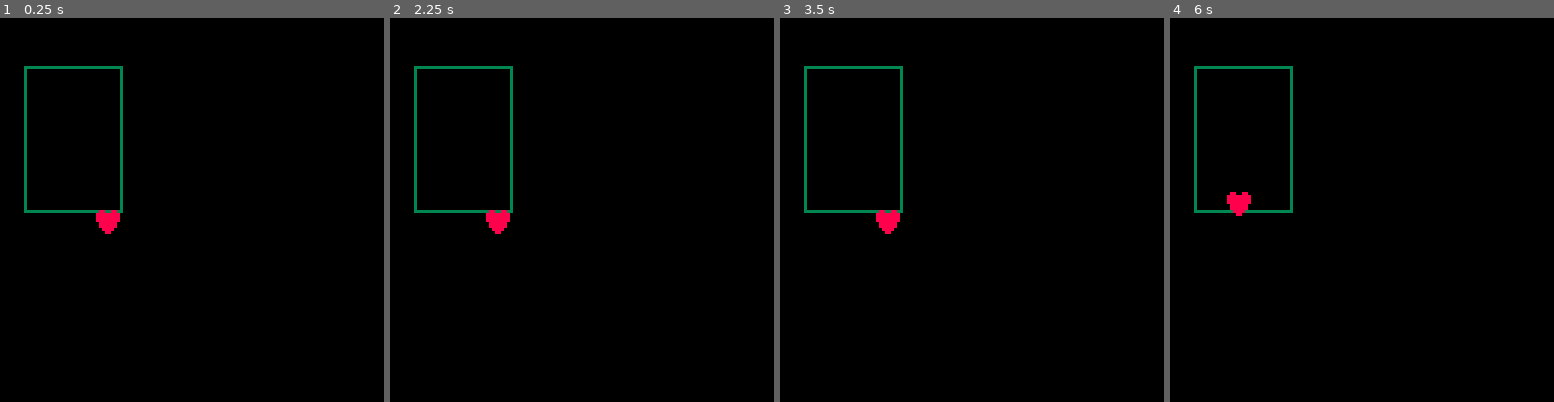
Above: before the commit, frames 1-4 (left to right).
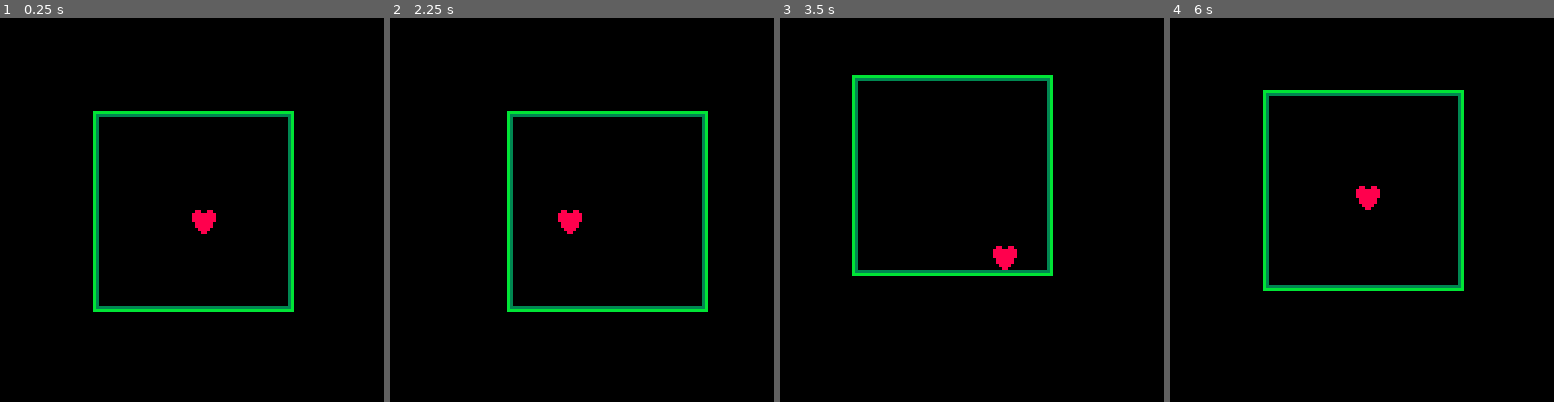
Above: after the commit, the same moments.

Repository: GiovanH/Pico8_Dev
Game: PICO-8 cartridge undertale.p8
Same seed, same stepped clock (60 frames per second), same inputs: the game is played once before the commit and once after it.
Inputs:
- Up to frame 1 (0.25 s): no input
- Up to frame 2 (2.25 s): hold Left from 1.97 s (still down); hold P2 Right from 1.97 s (still down)
- Up to frame 3 (3.5 s): release Left at 2.37 s; release P2 Right at 2.37 s; hold Down 2.42-2.82 s; hold P2 Up 2.42-2.82 s; hold Right from 2.87 s (still down); hold P2 Left from 2.87 s (still down)
- Up to frame 4 (6 s): release Right at 3.53 s; release P2 Left at 3.53 s; hold Up 3.58-4.08 s; hold P2 Down 3.58-4.08 s; hold Right 4.13-4.53 s; hold P2 Left 4.13-4.53 s; hold Down 4.58-5.08 s; hold P2 Up 4.58-5.08 s; hold Left 5.13-5.8 s; hold P2 Right 5.13-5.8 s; hold Up from 5.85 s (still down); hold P2 Down from 5.85 s (still down)

The runs differ from the first frame. In frame 1, 4.6% of the frame differs, in the area x 6-77%, y 12-77%; in frame 2, 4.3%; in frame 3, 4.7%, in the area x 6-72%, y 12-68%; in frame 4, 4.7%.

Commit message:
Bbox optimizations

Diff:
--- a/undertale.p8
+++ b/undertale.p8
@@ -10,22 +10,32 @@
 -->8
 -- utility
 
+-- dumptable
 function tostring(any)
-  if (type(any)~="table") return tostr(any)
-  local str = "{"
-  for k,v in pairs(any) do
-    if (str~="{") str=str..","
-    str=str..tostring(k).."="..tostring(v)
-  end
-  return str.."}"
-end
-
+ if (type(any)~="table") return tostr(any)
+ local str = "{"
+ for k,v in pairs(any) do
+  if (str~="{") str=str..","
+  str=str..tostring(k).."="..tostring(v)
+ end
+ return str.."}"
+end
+
+-- print all arguments
 function printa(...)
-  local args={...} -- becomes a table of arguments
-  s = ""
-  foreach(args, function(a) s = s..','..a end)
-  printh(s)
-end
+ local args={...}  -- becomes a table of arguments
+ s = ""
+ foreach(args, function(a) s = s..','..a end)
+ printh(s)
+end
+
+function mrconcat(t, ...)
+ for i, v in ipairs({...}) do
+  add(t, v)
+ end
+ return unpack(t)
+end
+
 -- random in range
 function rndr(a, b) return rnd(b - a) + a end
 
@@ -93,6 +103,7 @@
 
 local bbox = obj:extend{}
 function bbox:init(origin, size)
+ self.origin, self.size = origin, size
  local corner = origin + size
  self.x0, self.y0,
  self.x1, self.y1,
@@ -102,14 +113,22 @@
  size:unpack()
 end
 function bbox:shift(v)
- self.x0 += v.x
- self.y0 += v.y
- self.x1 += v.x
- self.y1 += v.y
+ self.origin += v
+ self:init(self.origin, self.size)
 end
 function bbox:unpack() return self.x0, self.y0, self.x1, self.y1 end
 function bbox:overlaps(other)
  return self.x0 < other.x1 and other.x0 < self.x1 and self.y0 < other.y1 and other.y0 < self.y1
+end
+function bbox:within(other)
+ return self.x0 > other.x0 and self.x1 < other.x1 and self.y0 > other.y0 and self.y1 < other.y1
+end
+function bbox:outline(w)
+ local vw = vec(w, w)
+ return bbox(
+  self.origin - vw,
+  self.size + vw*2
+ )
 end
 function bbox:itermap()
  -- todo document this
@@ -213,38 +232,44 @@
 -->8
 -- game classes
 
-local o_soul = mob(vec(32, 64), 0, vec(8,8))
+local o_soul = mob(vec(64, 64), 0, vec(7,7))
 o_soul.arena = nil
 function o_soul:update()
+ -- fit self to arena
+
+ -- todo
+
+ -- player movement
  local xspeed = vec(1, 0)
  local yspeed = vec(0, 1)
  local npos = self.pos
- if (btn(0)) then
-  npos -= xspeed
- end
- if (btn(1)) then
-  npos += xspeed
- end
- if (btn(2)) then
-  npos -= yspeed
- end
- if (btn(3)) then
-  npos += yspeed
- end
- local nbox = bbox(
+ function moveif()
+  local nbox = bbox(
    npos - self.anchor, self.size)
- if (nbox:overlaps(self.arena.shape)) then
-  self.pos = npos
- else
-  printa(nbox:unpack())
- end
+  if (nbox:within(self.arena.shape)) then
+   self.pos = npos
+  else
+   npos = self.pos
+  end
+ end
+ if (btn(0)) then npos -= xspeed moveif()
+ elseif (btn(1)) then npos += xspeed moveif() end
+ if (btn(2)) then npos -= yspeed moveif()
+ elseif (btn(3)) then npos += yspeed moveif() end
 end
 
 local o_arena = actor()
-o_arena.shape = bbox(vec(8,16), vec(32, 48))
+o_arena.shape = bbox(vec(32,32), vec(64, 64))
+function o_arena:update()
+ -- move arena with p2
+ if (btn(0,1)) then self.shape:shift(vec(-1, 0))
+ elseif (btn(1,1)) then self.shape:shift(vec(1, 0)) end
+ if (btn(2,1)) then self.shape:shift(vec(0, -1))
+ elseif (btn(3,1)) then self.shape:shift(vec(0, 1)) end
+end
 function o_arena:draw()
- color(3)
- rect(self.shape:unpack())
+ rect(mrconcat({self.shape:unpack()}, 3))
+ rect(mrconcat({self.shape:outline(1):unpack()}, 11))
 end
 o_arena.z = -1
 
@@ -292,4 +316,169 @@
 00000000077007700770000007700000077000000770077000000000777077700770077007700770077000000770077000000000000000000000000000000000
 00000000077007700777777007777770077777700777777000000000770007700777777007700770077777700777777000000000000000000000000000000000
 
-
+__gff__
+0000000000000000000000000000000000000000000000000000000000000000000000000000000000000000000000000000000000000000000000000000000000000000000000000000000000000000000000000000000000000000000000000000000000000000000000000000000000000000000000000000000000000000
+0000000000000000000000000000000000000000000000000000000000000000000000000000000000000000000000000000000000000000000000000000000000000000000000000000000000000000000000000000000000000000000000000000000000000000000000000000000000000000000000000000000000000000
+__map__
+0000000000000000000000000000000000000000000000000000000000000000000000000000000000000000000000000000000000000000000000000000000000000000000000000000000000000000000000000000000000000000000000000000000000000000000000000000000000000000000000000000000000000000
+0000000000000000000000000000000000000000000000000000000000000000000000000000000000000000000000000000000000000000000000000000000000000000000000000000000000000000000000000000000000000000000000000000000000000000000000000000000000000000000000000000000000000000
+0000000000000000000000000000000000000000000000000000000000000000000000000000000000000000000000000000000000000000000000000000000000000000000000000000000000000000000000000000000000000000000000000000000000000000000000000000000000000000000000000000000000000000
+0000000000000000000000000000000000000000000000000000000000000000000000000000000000000000000000000000000000000000000000000000000000000000000000000000000000000000000000000000000000000000000000000000000000000000000000000000000000000000000000000000000000000000
+0000000000000000000000000000000000000000000000000000000000000000000000000000000000000000000000000000000000000000000000000000000000000000000000000000000000000000000000000000000000000000000000000000000000000000000000000000000000000000000000000000000000000000
+0000000000000000000000000000000000000000000000000000000000000000000000000000000000000000000000000000000000000000000000000000000000000000000000000000000000000000000000000000000000000000000000000000000000000000000000000000000000000000000000000000000000000000
+0000000000000000000000000000000000000000000000000000000000000000000000000000000000000000000000000000000000000000000000000000000000000000000000000000000000000000000000000000000000000000000000000000000000000000000000000000000000000000000000000000000000000000
+0000000000000000000000000000000000000000000000000000000000000000000000000000000000000000000000000000000000000000000000000000000000000000000000000000000000000000000000000000000000000000000000000000000000000000000000000000000000000000000000000000000000000000
+0000000000000000000000000000000000000000000000000000000000000000000000000000000000000000000000000000000000000000000000000000000000000000000000000000000000000000000000000000000000000000000000000000000000000000000000000000000000000000000000000000000000000000
+0000000000000000000000000000000000000000000000000000000000000000000000000000000000000000000000000000000000000000000000000000000000000000000000000000000000000000000000000000000000000000000000000000000000000000000000000000000000000000000000000000000000000000
+0000000000000000000000000000000000000000000000000000000000000000000000000000000000000000000000000000000000000000000000000000000000000000000000000000000000000000000000000000000000000000000000000000000000000000000000000000000000000000000000000000000000000000
+0000000000000000000000000000000000000000000000000000000000000000000000000000000000000000000000000000000000000000000000000000000000000000000000000000000000000000000000000000000000000000000000000000000000000000000000000000000000000000000000000000000000000000
+0000000000000000000000000000000000000000000000000000000000000000000000000000000000000000000000000000000000000000000000000000000000000000000000000000000000000000000000000000000000000000000000000000000000000000000000000000000000000000000000000000000000000000
+0000000000000000000000000000000000000000000000000000000000000000000000000000000000000000000000000000000000000000000000000000000000000000000000000000000000000000000000000000000000000000000000000000000000000000000000000000000000000000000000000000000000000000
+0000000000000000000000000000000000000000000000000000000000000000000000000000000000000000000000000000000000000000000000000000000000000000000000000000000000000000000000000000000000000000000000000000000000000000000000000000000000000000000000000000000000000000
+0000000000000000000000000000000000000000000000000000000000000000000000000000000000000000000000000000000000000000000000000000000000000000000000000000000000000000000000000000000000000000000000000000000000000000000000000000000000000000000000000000000000000000
+0000000000000000000000000000000000000000000000000000000000000000000000000000000000000000000000000000000000000000000000000000000000000000000000000000000000000000000000000000000000000000000000000000000000000000000000000000000000000000000000000000000000000000
+0000000000000000000000000000000000000000000000000000000000000000000000000000000000000000000000000000000000000000000000000000000000000000000000000000000000000000000000000000000000000000000000000000000000000000000000000000000000000000000000000000000000000000
+0000000000000000000000000000000000000000000000000000000000000000000000000000000000000000000000000000000000000000000000000000000000000000000000000000000000000000000000000000000000000000000000000000000000000000000000000000000000000000000000000000000000000000
+0000000000000000000000000000000000000000000000000000000000000000000000000000000000000000000000000000000000000000000000000000000000000000000000000000000000000000000000000000000000000000000000000000000000000000000000000000000000000000000000000000000000000000
+0000000000000000000000000000000000000000000000000000000000000000000000000000000000000000000000000000000000000000000000000000000000000000000000000000000000000000000000000000000000000000000000000000000000000000000000000000000000000000000000000000000000000000
+0000000000000000000000000000000000000000000000000000000000000000000000000000000000000000000000000000000000000000000000000000000000000000000000000000000000000000000000000000000000000000000000000000000000000000000000000000000000000000000000000000000000000000
+0000000000000000000000000000000000000000000000000000000000000000000000000000000000000000000000000000000000000000000000000000000000000000000000000000000000000000000000000000000000000000000000000000000000000000000000000000000000000000000000000000000000000000
+0000000000000000000000000000000000000000000000000000000000000000000000000000000000000000000000000000000000000000000000000000000000000000000000000000000000000000000000000000000000000000000000000000000000000000000000000000000000000000000000000000000000000000
+0000000000000000000000000000000000000000000000000000000000000000000000000000000000000000000000000000000000000000000000000000000000000000000000000000000000000000000000000000000000000000000000000000000000000000000000000000000000000000000000000000000000000000
+0000000000000000000000000000000000000000000000000000000000000000000000000000000000000000000000000000000000000000000000000000000000000000000000000000000000000000000000000000000000000000000000000000000000000000000000000000000000000000000000000000000000000000
+0000000000000000000000000000000000000000000000000000000000000000000000000000000000000000000000000000000000000000000000000000000000000000000000000000000000000000000000000000000000000000000000000000000000000000000000000000000000000000000000000000000000000000
+0000000000000000000000000000000000000000000000000000000000000000000000000000000000000000000000000000000000000000000000000000000000000000000000000000000000000000000000000000000000000000000000000000000000000000000000000000000000000000000000000000000000000000
+0000000000000000000000000000000000000000000000000000000000000000000000000000000000000000000000000000000000000000000000000000000000000000000000000000000000000000000000000000000000000000000000000000000000000000000000000000000000000000000000000000000000000000
+0000000000000000000000000000000000000000000000000000000000000000000000000000000000000000000000000000000000000000000000000000000000000000000000000000000000000000000000000000000000000000000000000000000000000000000000000000000000000000000000000000000000000000
+0000000000000000000000000000000000000000000000000000000000000000000000000000000000000000000000000000000000000000000000000000000000000000000000000000000000000000000000000000000000000000000000000000000000000000000000000000000000000000000000000000000000000000
+0000000000000000000000000000000000000000000000000000000000000000000000000000000000000000000000000000000000000000000000000000000000000000000000000000000000000000000000000000000000000000000000000000000000000000000000000000000000000000000000000000000000000000
+…(130 lines of a section not shown)…
Not shown, changed: the music (__music__) section of undertale.p8
Not shown, changed: the sound effects (__sfx__) section of undertale.p8
